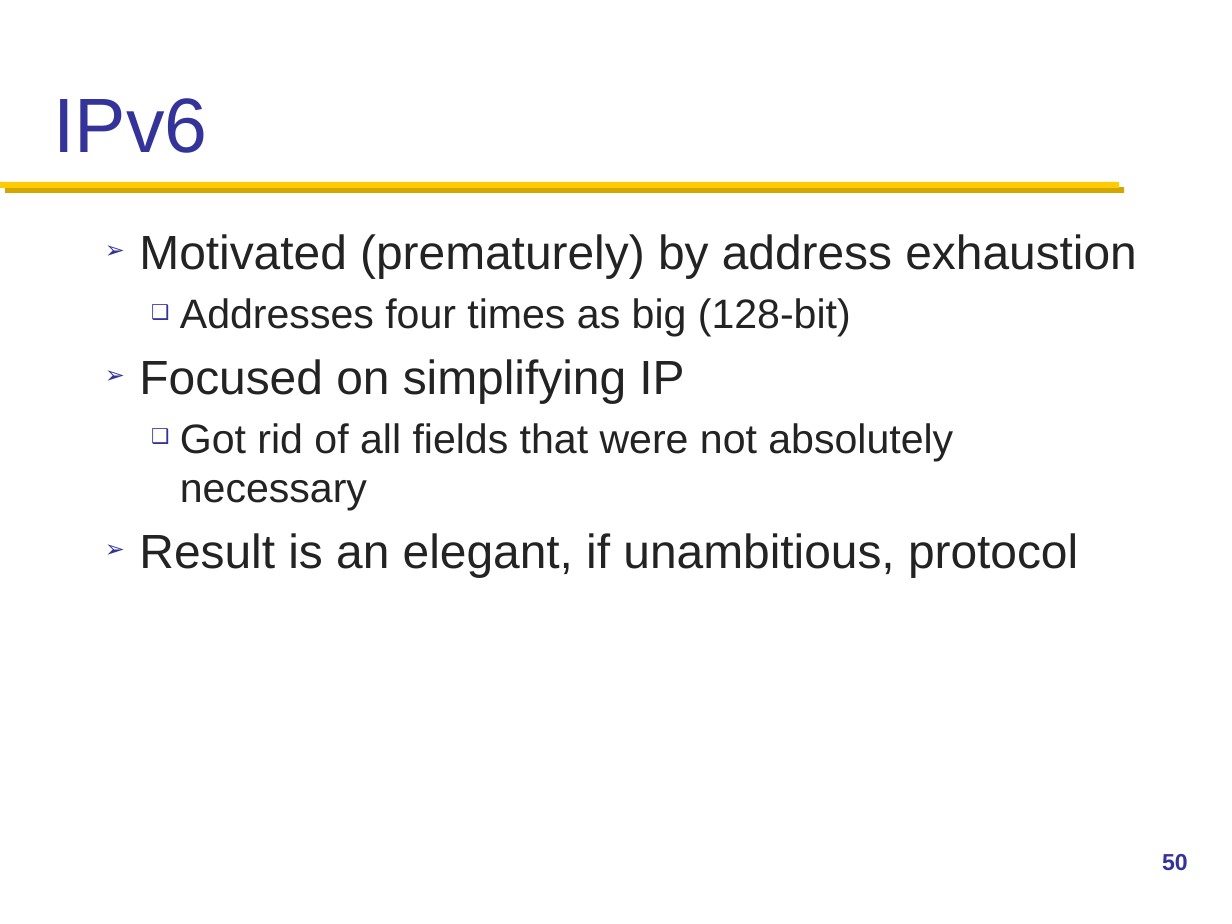
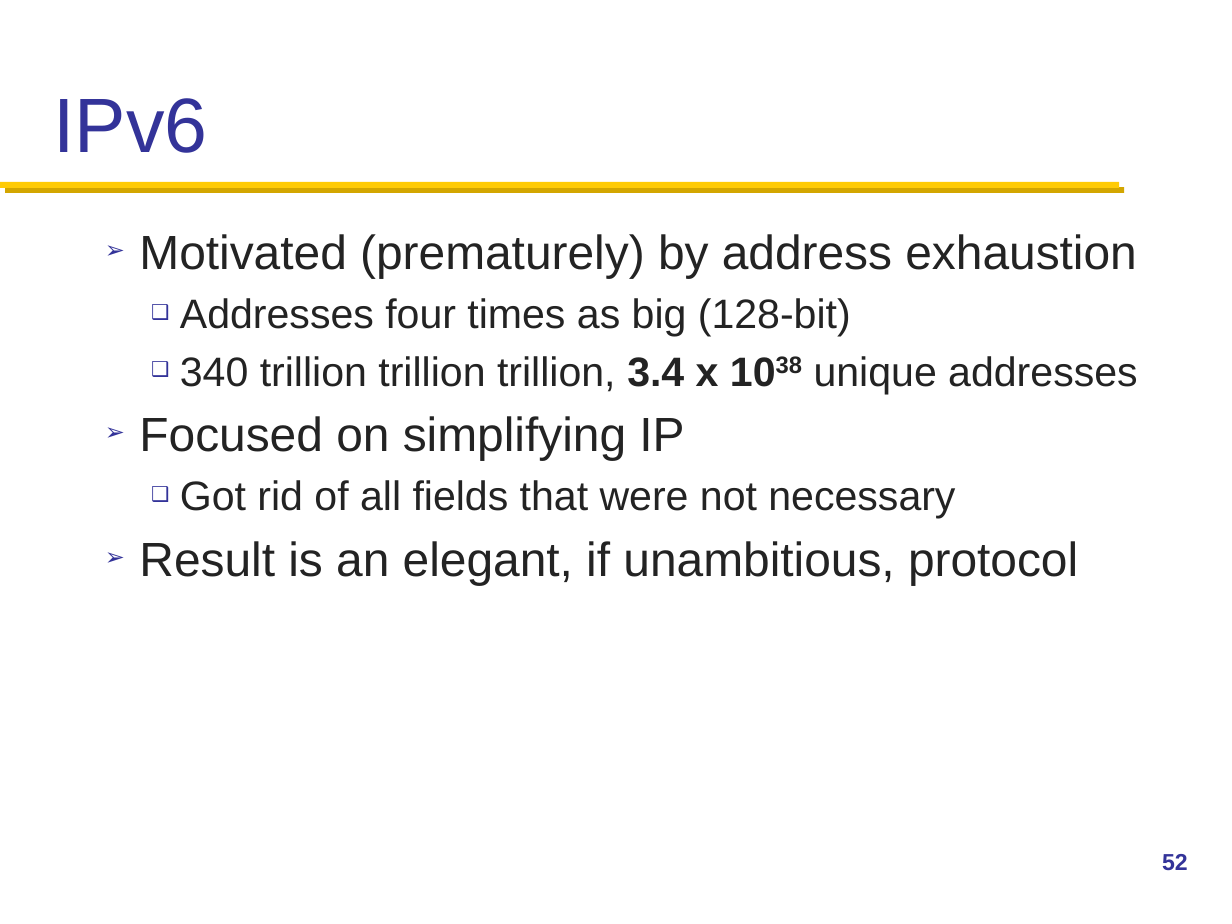
Before and after one commit to henryhxu/CSCI4430-ESTR4120, a slide deck: slide 52 of lec/lec10.pptx (slide 50 before the commit). Drawn at 1232x924 pixels with LibreOffice and Linux fonts; fonts in the diff are those of the drawing; background and template pictures are left out. Boxes give left, top, right and bottom in pixels: in the first picture for what was removed or moved away, otherwise in the second. Text is boxed around its words. In the diff, an @@ line names an element or a change of style, - is before the commit and + after.

```diff
--- a/lec/lec10.pptx
+++ b/lec/lec10.pptx
@@ text at (180,356,1138,394): paragraph added @@
+  ❑ 340 trillion trillion trillion, 3.4 x 1038 unique addresses
@@ text at (180,480,955,519): text changed @@
-  ❑ Got rid of all fields that were not absolutely necessary
+  ❑ Got rid of all fields that were not necessary
@@ page number at (1162,854,1188,871): text changed @@
-50
+52
```
Also in this commit, not shown: 12 other slides changed, 2 slides added.
